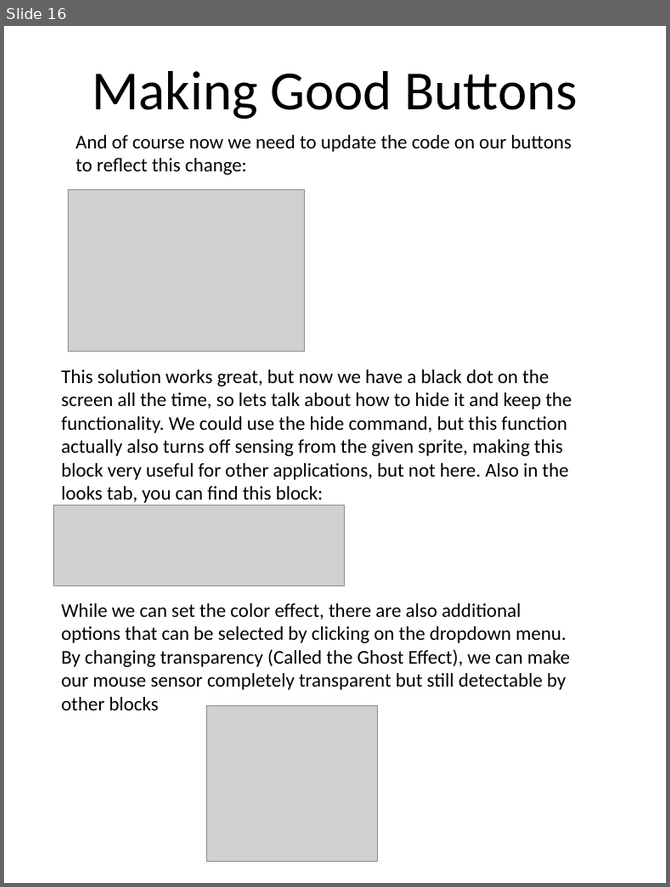
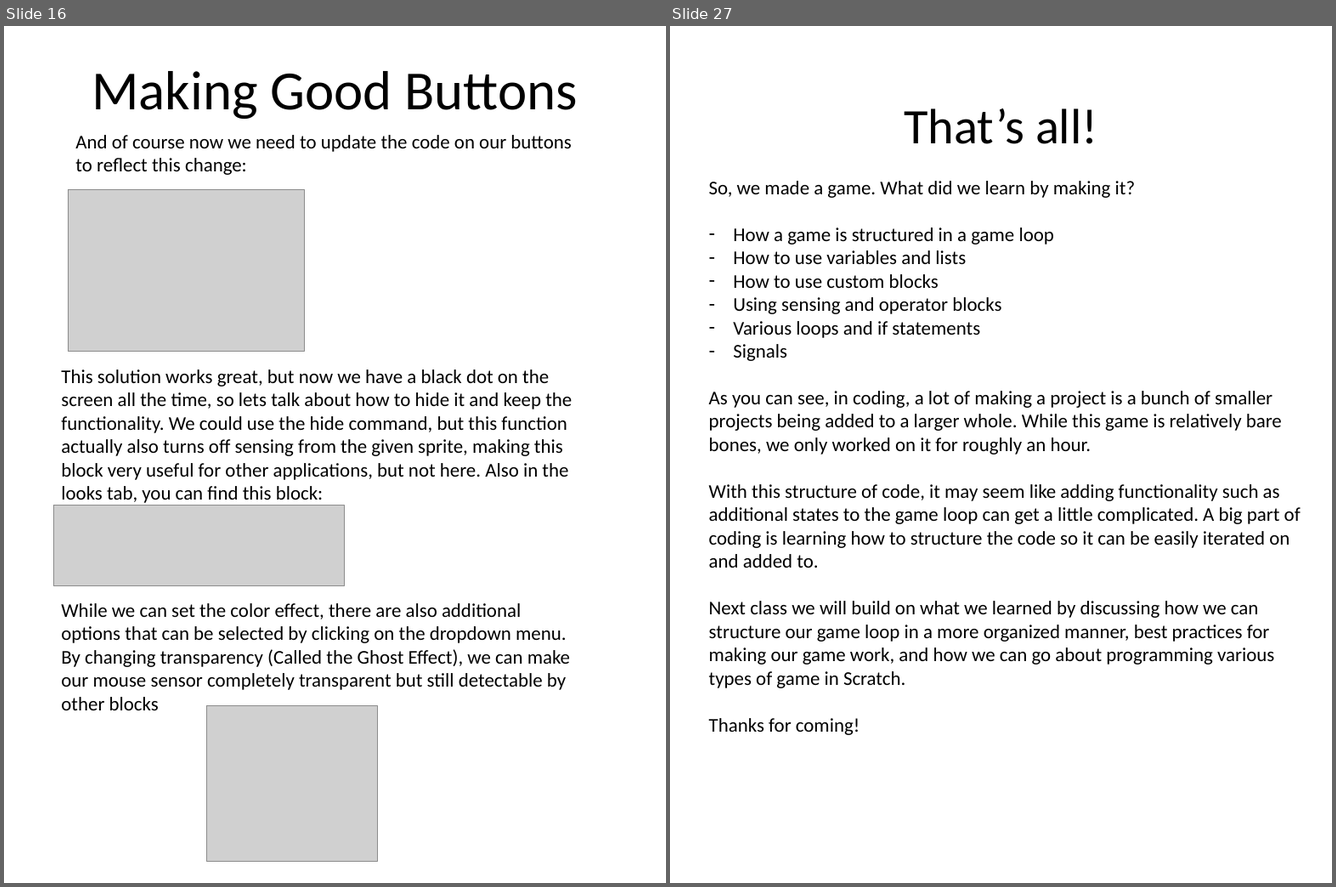
Before and after one commit to tommyrohmann/Coding-Club, a slide deck: Meeting Notes/Powerpoints they are the same as the pdfs/Coding Club Meeting 2.pptx. Shown side by side, each under a label of ours: slide 16 before the commit, slides 16 and 27 after it; the slides between them are not shown. The pictures are 670x887 and 1336x887 pixels, drawn with LibreOffice and Linux fonts; fonts in the diff are those of the drawing; grey boxes stand for pictures. Boxes give left, top, right and bottom in pixels: in the first picture for what was removed or moved away, otherwise in the second. Text is boxed around its words. In the diff, an @@ line names an element or a change of style, - is before the commit and + after.

```diff
--- a/Meeting Notes/Powerpoints they are the same as the pdfs/Coding Club Meeting 2.pptx
+++ b/Meeting Notes/Powerpoints they are the same as the pdfs/Coding Club Meeting 2.pptx
@@ slide 27 added at <box>670,26,1332,883</box>, background #FFFFFF @@
@@ title added at <box>904,108,1098,144</box>, 45.9 pt, text #000000 @@
+That’s all!
@@ text added at <box>709,181,1301,735</box>, 18 pt, text #000000 @@
+So, we made a game. What did we learn by making it?
+– How a game is structured in a game loop
+– How to use variables and lists
+– How to use custom blocks
+– Using sensing and operator blocks
+– Various loops and if statements
+– Signals
+As you can see, in coding, a lot of making a project is a bunch of smaller projects being added to a larger whole. While this game is relatively bare bones, we only worked on it for roughly an hour.
+With this structure of code, it may seem like adding functionality such as additional states to the game loop can get a little complicated. A big part of coding is learning how to structure the code so it can be easily iterated on and added to.
+Next class we will build on what we learned by discussing how we can structure our game loop in a more organized manner, best practices for making our game work, and how we can go about programming various types of game in Scratch.
+Thanks for coming!
```
Also in this commit, not shown: 5 slides changed, 9 other slides added, 2 other files.
